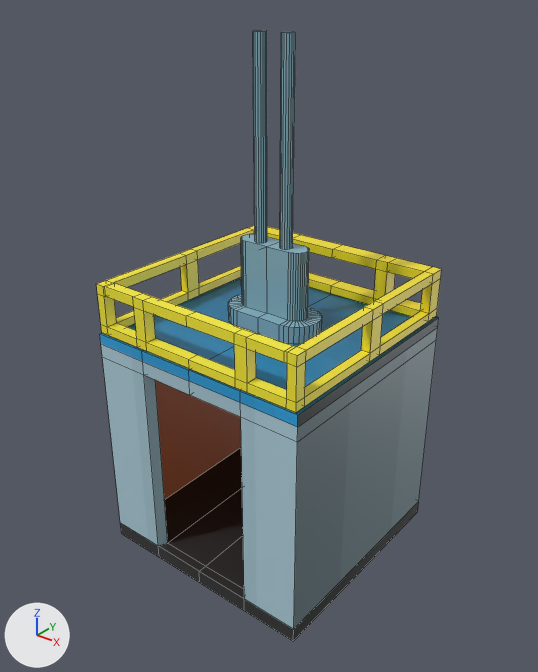
The Blender file blender_files/models.blend, before and after one commit.
One viewpoint serves both versions: a camera (50 mm lens) standing at (3.48, -4.37, 3.72) and looking at (0.02, -0.05, 1.04). Every picture has the same lights, and +X, +Y and +Z are marked at lower left. Mesh edges are drawn as thin lines.
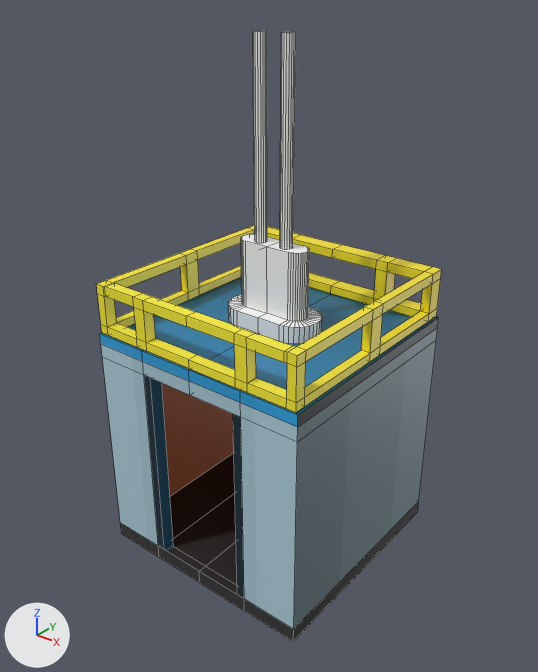
Where the change shows, as pixel boxes (x1, y1, x2, y2) in the pictures (538 x 672 px; the box of a moved part takes in the faces that stretch with it):
'Cube', reshaped, surface changed (cyan to grey): (96, 30, 442, 641) in both
part 1 of me_cube_001, moved or reshaped: before (144, 375, 168, 546); after (144, 375, 244, 599)
part 2 of me_cube_001, surface changed (cyan to grey): (228, 30, 322, 343) in both

The change, as a diff of the scene's bpy script:
```diff
--- a/blender_files/models.blend.py
+++ b/blender_files/models.blend.py
@@ me_cube_001 @@
 me_cube_001.from_pydata(...)  # 298 vertices, 238 faces; spans x -1.0..0.0, y -0.97..1.03, z -0.96..3.36
 # used by ob_cube; location = (0.0, 0.0, 0.0)
 # before: 60 (-0.5, -0.97, -0.83) at pixel (158, 545), 61 (-0.5, -0.97, 0.89) at pixel (143, 374), 62 (-0.46, -0.89, -0.83) at pixel (167, 543), 63 (-0.46, -0.89, 0.89)
+# me_cube_001 part 1
+for i in [*range(60, 64)]: me_cube_001.vertices[i].co += Vector((0.07, 0.0, 0.0))
+# me_cube_001 part 2: texture (UV) coordinates of 80 of 238 faces, centred in x -0.5..-0.08, y -0.97..0.26, z -0.83..3.36, changed; they spanned u 0.0..0.95, v 0.0..0.98 and now span u 0.07..0.44, v 0.07..0.95
 me_cube_001.materials.append(mat_material)
```
